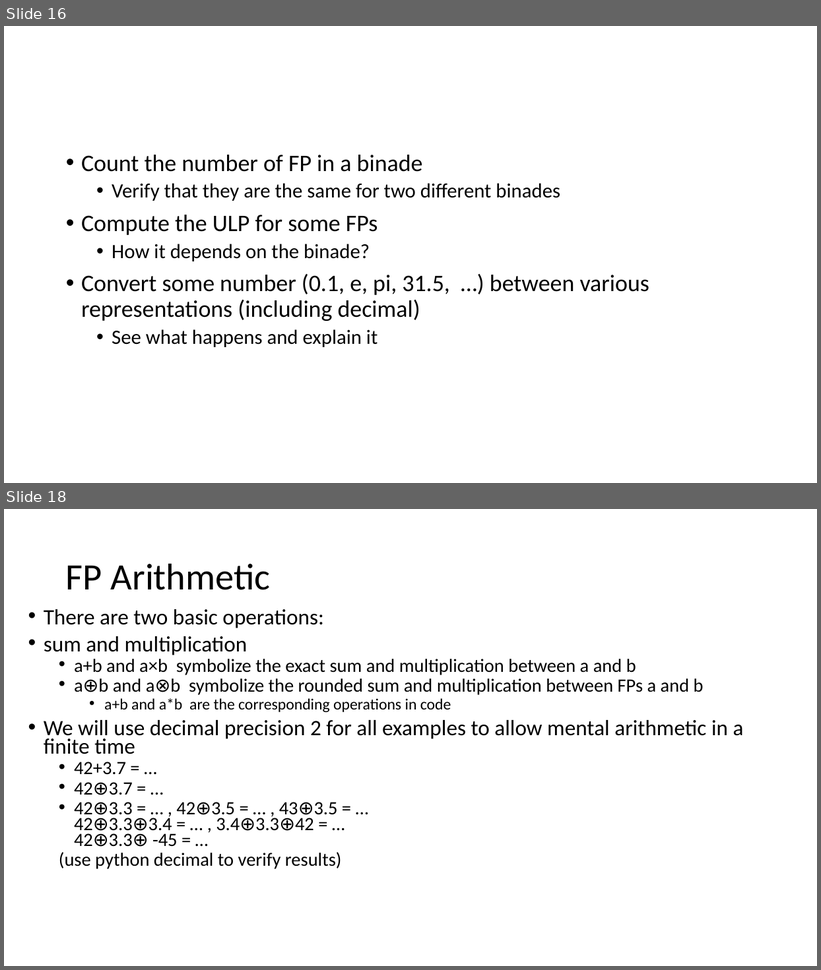
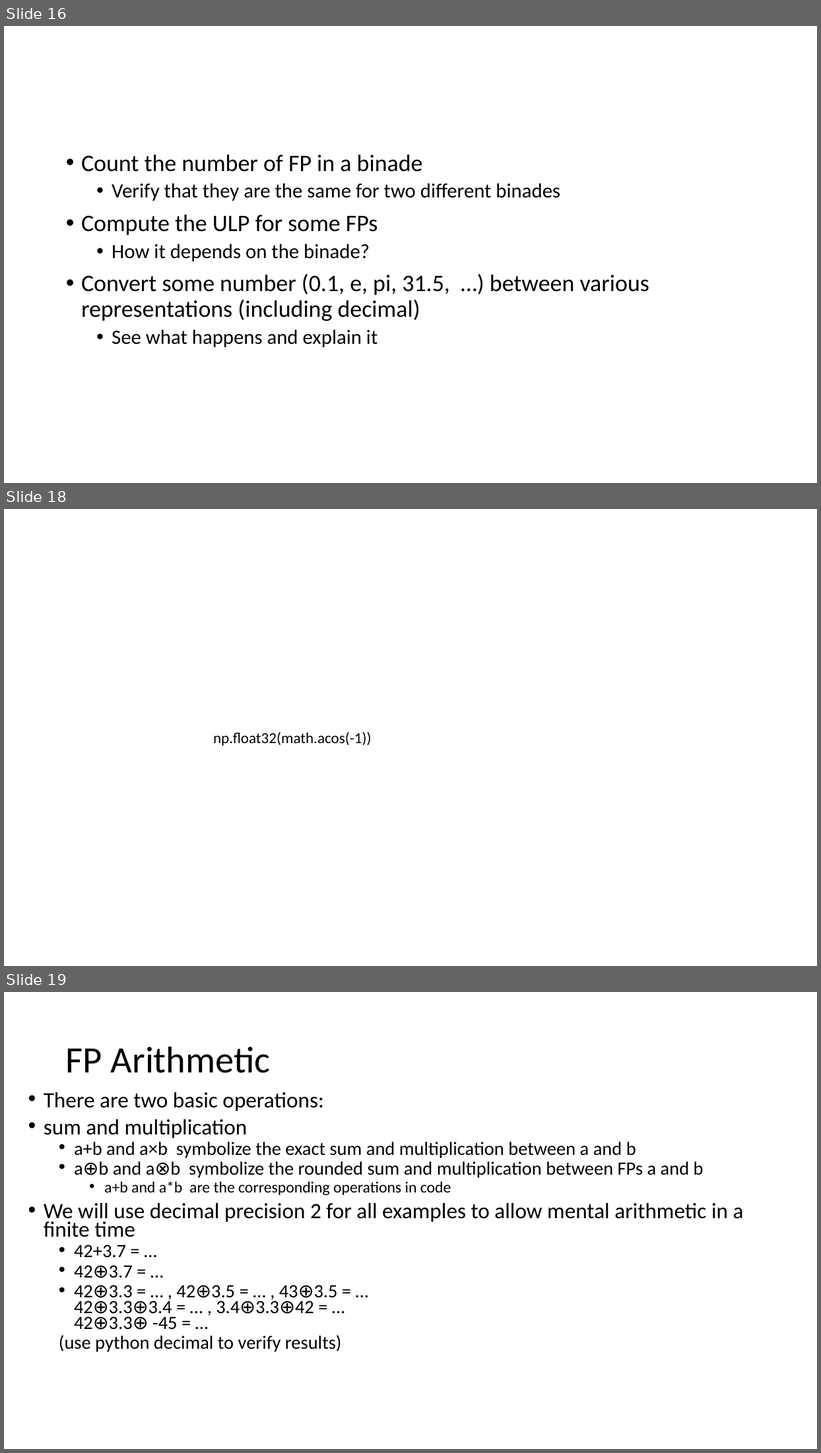
Before and after one commit to VinInn/FPCourse, a slide deck: Slides/FPforScientist.pptx. Shown one above the other, each under a label of ours: slides 16 and 18 before the commit, slides 16, 18 and 19 after it; the slides between them are not shown. The pictures are 821x970 and 821x1453 pixels, drawn with LibreOffice and Linux fonts; fonts in the diff are those of the drawing. Boxes give left, top, right and bottom in pixels: in the first picture for what was removed or moved away, otherwise in the second. Text is boxed around its words. In the diff, an @@ line names an element or a change of style, - is before the commit and + after.

```diff
--- a/Slides/FPforScientist.pptx
+++ b/Slides/FPforScientist.pptx
@@ slide 18 added at (4, 509, 817, 966), background #FFFFFF @@
@@ text added at (213, 732, 371, 746), 18 pt, text #000000 @@
+np.float32(math.acos(-1))
@@ what was slide 18 is now slide 19 @@
```
Also in this commit, not shown: 8 slides changed, 2 other slides added.
